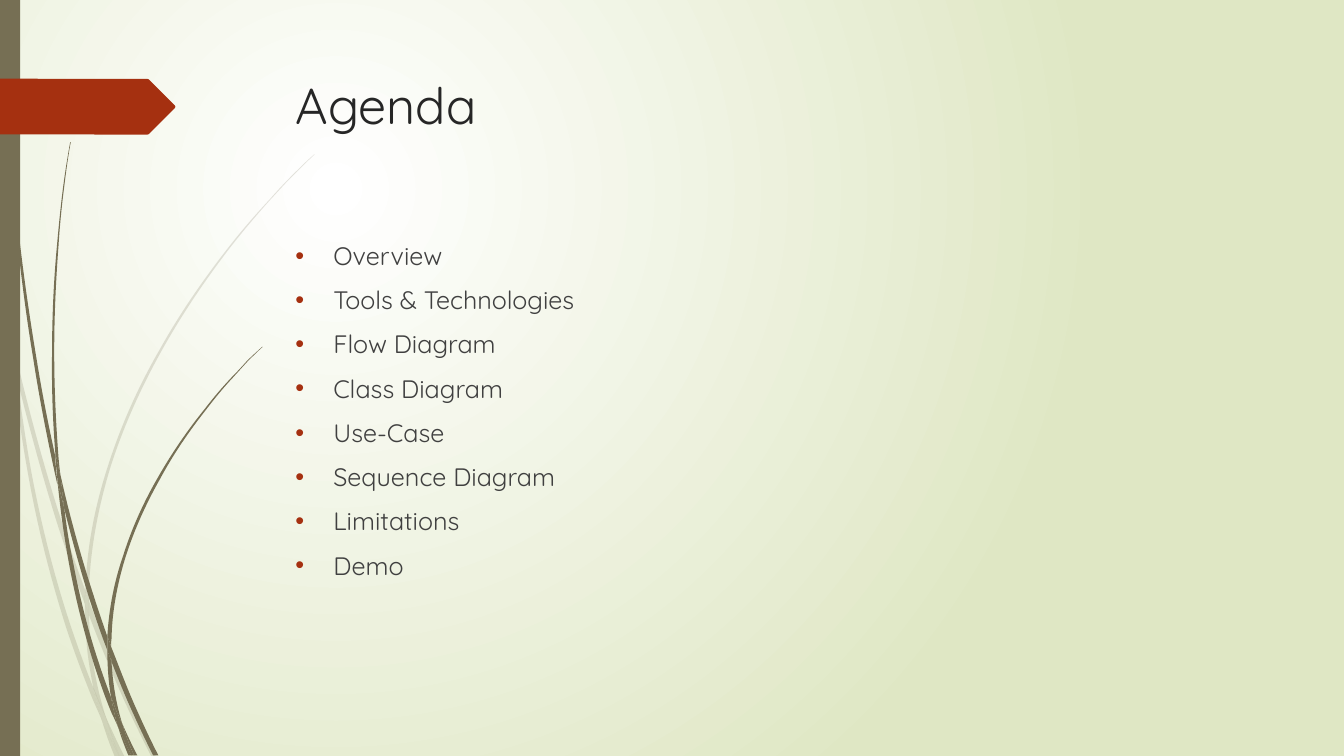
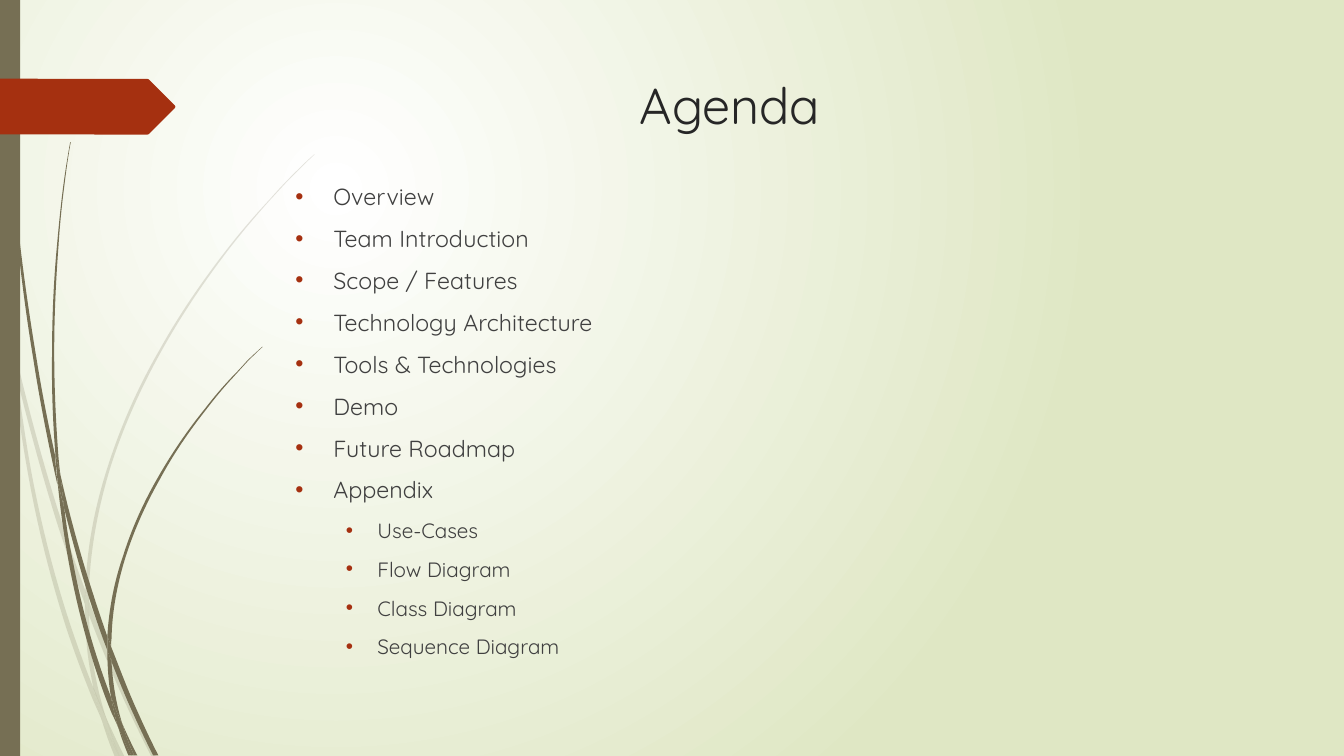
Before and after one commit to Alok0587/QURE, a slide deck: slide 2 of presentation/QURE PPT.pptx. Drawn at 1344x756 pixels with LibreOffice and Linux fonts; fonts in the diff are those of the drawing. Boxes give left, top, right and bottom in pixels: in the first picture for what was removed or moved away, otherwise in the second. Text is boxed around its words. In the diff, an @@ line names an element or a change of style, - is before the commit and + after.

Commit message:
presentation

```diff
--- a/presentation/QURE PPT.pptx
+++ b/presentation/QURE PPT.pptx
@@ title "Agenda" moved from (x1=296, y1=86, x2=477, y2=134) to (x1=640, y1=86, x2=821, y2=134) @@
@@ text "Overview" moved from (x1=333, y1=247, x2=574, y2=575) to (x1=333, y1=188, x2=592, y2=658) @@
@@ text at (x1=333, y1=188, x2=560, y2=658): size 18 to 16.6 pt in "Overview", "Tools & Technologies"; size 18 to 14.8 pt in "Flow Diagram", "Class Diagram", "Sequence Diagram"; list level 1 to 2 in "Flow Diagram"; list level 1 to 2 in "Class Diagram"; list level 1 to 2 in "Sequence Diagram" @@
@@ text at (x1=333, y1=230, x2=592, y2=336): paragraphs added @@
+• Team Introduction
+• Scope / Features
+• Technology Architecture
@@ text at (x1=333, y1=398, x2=515, y2=538): paragraphs added @@
+• Demo
+• Future Roadmap
+• Appendix
+  • Use-Cases
@@ text at (x1=333, y1=424, x2=444, y2=443): paragraph removed @@
-• Use-Case
@@ text at (x1=333, y1=512, x2=459, y2=575): paragraphs removed @@
-• Limitations
-• Demo
```
Also in this commit, not shown: 4 other slides changed, 5 slides added.
